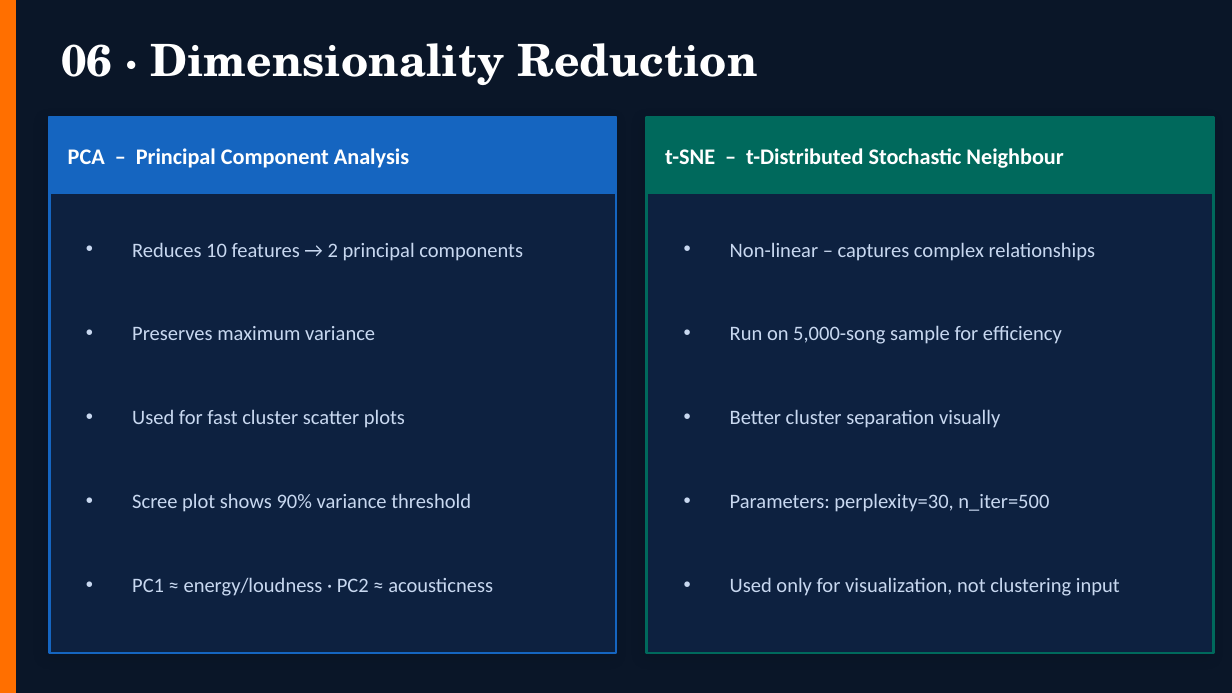
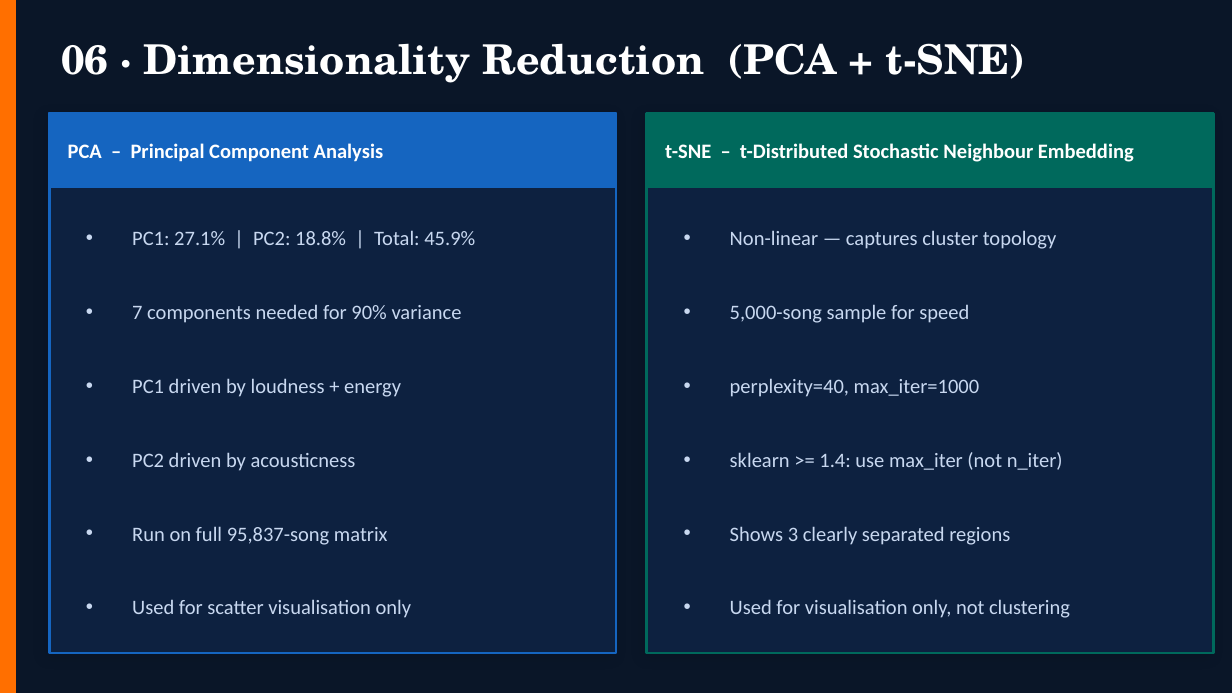
Before and after one commit to srijith0214/Amazon_Music_Clustering, a slide deck: slide 8 of Amazon_Music_Clustering_Report.pptx. Drawn at 1232x693 pixels with LibreOffice and Linux fonts; fonts in the diff are those of the drawing. Boxes give left, top, right and bottom in pixels: in the first picture for what was removed or moved away, otherwise in the second. Text is boxed around its words. In the diff, an @@ line names an element or a change of style, - is before the commit and + after.

```diff
--- a/Amazon_Music_Clustering_Report.pptx
+++ b/Amazon_Music_Clustering_Report.pptx
@@ text at (x1=61, y1=43, x2=1026, y2=83): text changed; size 26 to 24 pt @@
-06 · Dimensionality Reduction
+06 · Dimensionality Reduction (PCA + t-SNE)
@@ rectangle resized from (x1=49, y1=117, x2=616, y2=653) to (x1=49, y1=113, x2=616, y2=653) @@
@@ rectangle moved from (x1=49, y1=117, x2=616, y2=193) to (x1=49, y1=113, x2=616, y2=187) @@
@@ text "PCA – Principal Component Analysis" at (x1=68, y1=143, x2=384, y2=162): size 13 to 12 pt @@
@@ rectangle moved from (x1=647, y1=117, x2=1214, y2=193) to (x1=647, y1=113, x2=1214, y2=187) @@
@@ rectangle resized from (x1=647, y1=117, x2=1214, y2=653) to (x1=647, y1=113, x2=1214, y2=653) @@
@@ text at (x1=665, y1=143, x2=1134, y2=162): text changed; size 13 to 12 pt @@
-t-SNE – t-Distributed Stochastic Neighbour
+t-SNE – t-Distributed Stochastic Neighbour Embedding
@@ text at (x1=132, y1=230, x2=475, y2=245): text changed @@
-• Reduces 10 features → 2 principal components
+• PC1: 27.1% | PC2: 18.8% | Total: 45.9%
@@ text at (x1=730, y1=230, x2=1057, y2=249): text changed @@
-• Non-linear – captures complex relationships
+• Non-linear — captures cluster topology
@@ text at (x1=132, y1=304, x2=462, y2=323): text changed @@
-• Preserves maximum variance
+• 7 components needed for 90% variance
@@ text at (x1=730, y1=304, x2=969, y2=323): text changed @@
-• Run on 5,000-song sample for efficiency
+• 5,000-song sample for speed
@@ text at (x1=132, y1=378, x2=401, y2=397): text changed @@
-• Used for fast cluster scatter plots
+• PC1 driven by loudness + energy
@@ text at (x1=730, y1=378, x2=980, y2=397): text changed @@
-• Parameters: perplexity=30, n_iter=500
+• perplexity=40, max_iter=1000
@@ text removed at (x1=730, y1=409, x2=1000, y2=428) @@
-• Better cluster separation visually
@@ text at (x1=132, y1=452, x2=356, y2=471): text changed @@
-• Scree plot shows 90% variance threshold
+• PC2 driven by acousticness
@@ text added at (x1=730, y1=452, x2=1063, y2=470), 12 pt, text #C8D8F0 @@
+• sklearn >= 1.4: use max_iter (not n_iter)
@@ text at (x1=132, y1=526, x2=388, y2=545): text changed @@
-• PC1 ≈ energy/loudness · PC2 ≈ acousticness
+• Run on full 95,837-song matrix
@@ text added at (x1=730, y1=526, x2=1010, y2=545), 12 pt, text #C8D8F0 @@
+• Shows 3 clearly separated regions
@@ text added at (x1=132, y1=599, x2=412, y2=618), 12 pt, text #C8D8F0 @@
+• Used for scatter visualisation only
@@ text at (x1=730, y1=599, x2=1070, y2=618): text changed @@
-• Used only for visualization, not clustering input
+• Used for visualisation only, not clustering
```
Also in this commit, not shown: 4 other slides changed, 9 slides added, 8 slides removed, 33 other files.
